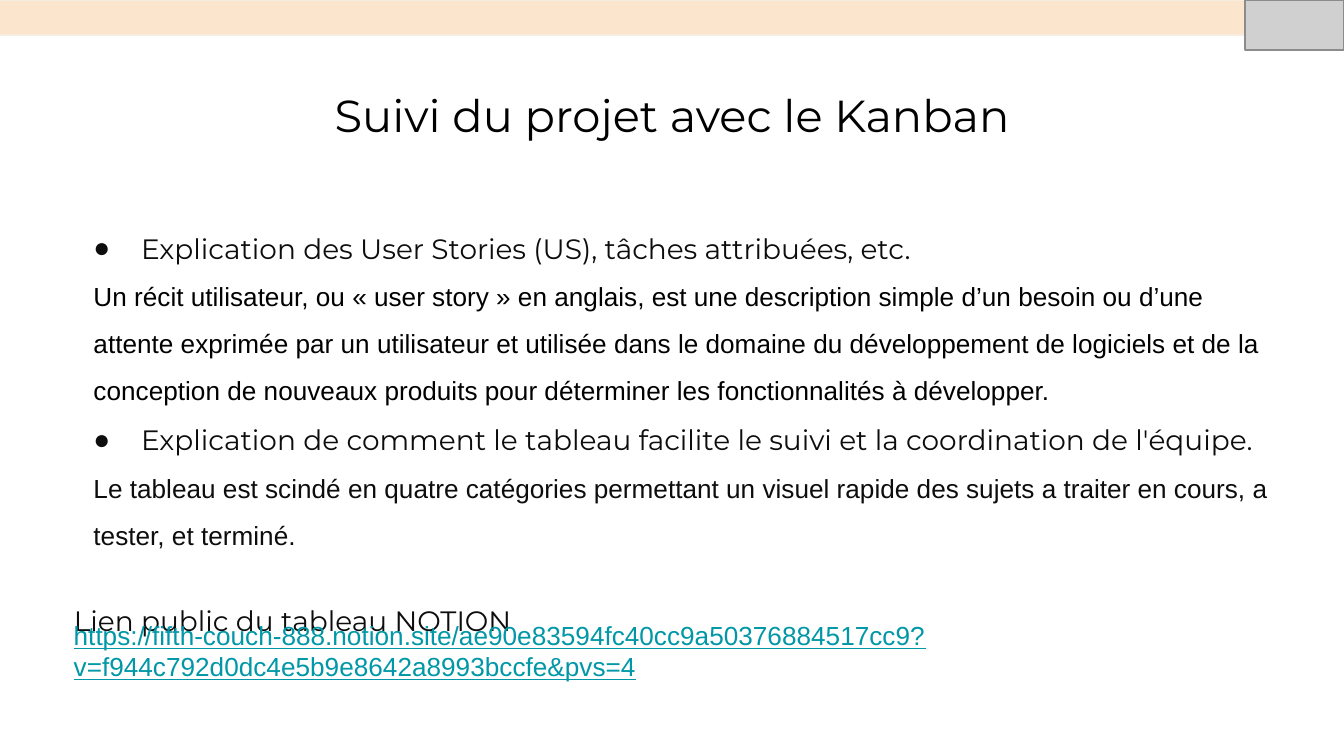
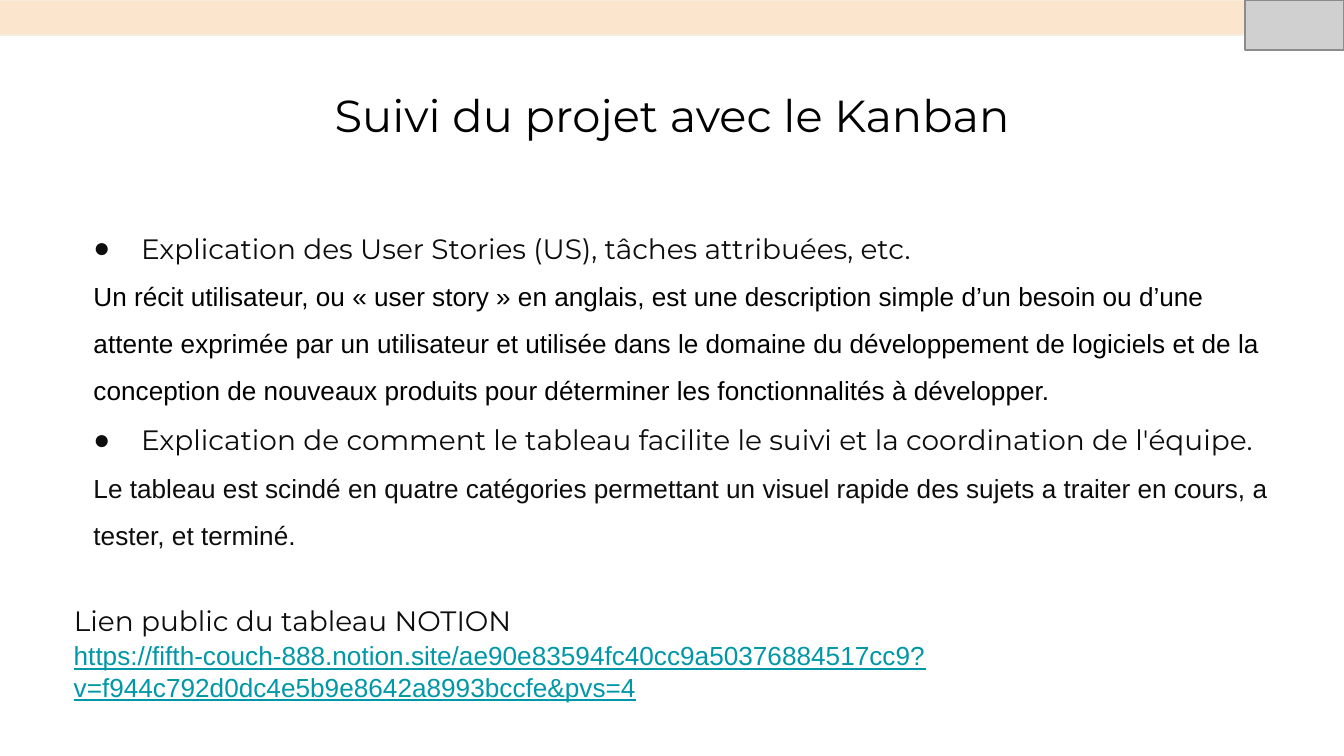
Before and after one commit to fredcentvin/Menu-Maker-by-QWENTA, a slide deck: slide 8 of Présentation+Soufiane.pptx. Drawn at 1344x756 pixels with LibreOffice and Linux fonts; fonts in the diff are those of the drawing; grey boxes stand for pictures. Boxes give left, top, right and bottom in pixels: in the first picture for what was removed or moved away, otherwise in the second. Text is boxed around its words. In the diff, an @@ line names an element or a change of style, - is before the commit and + after.

```diff
--- a/Présentation+Soufiane.pptx
+++ b/Présentation+Soufiane.pptx
@@ text "https://fifth-couch-888.notion.site/ae90e83594fc40cc9a503768 ...": place and size @@
-text "https://fifth-couch-888.notion.site/ae90e83594fc40cc9a503768 ..." at [74, 624, 925, 682]
+text "https://fifth-couch-888.notion.site/ae90e83594fc40cc9a503768 ..." at [74, 646, 925, 703]
```
Also in this commit, not shown: 3 other files.
